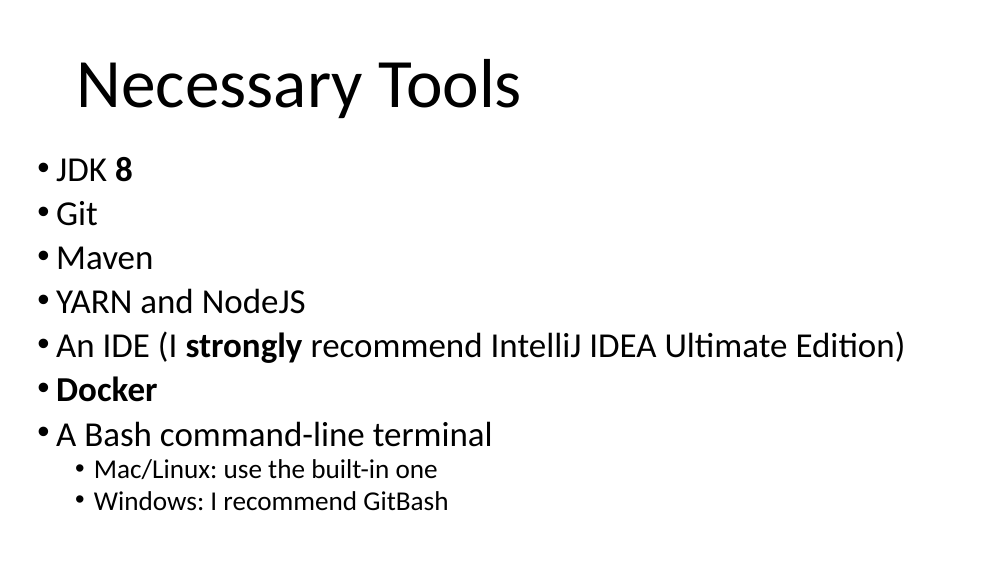
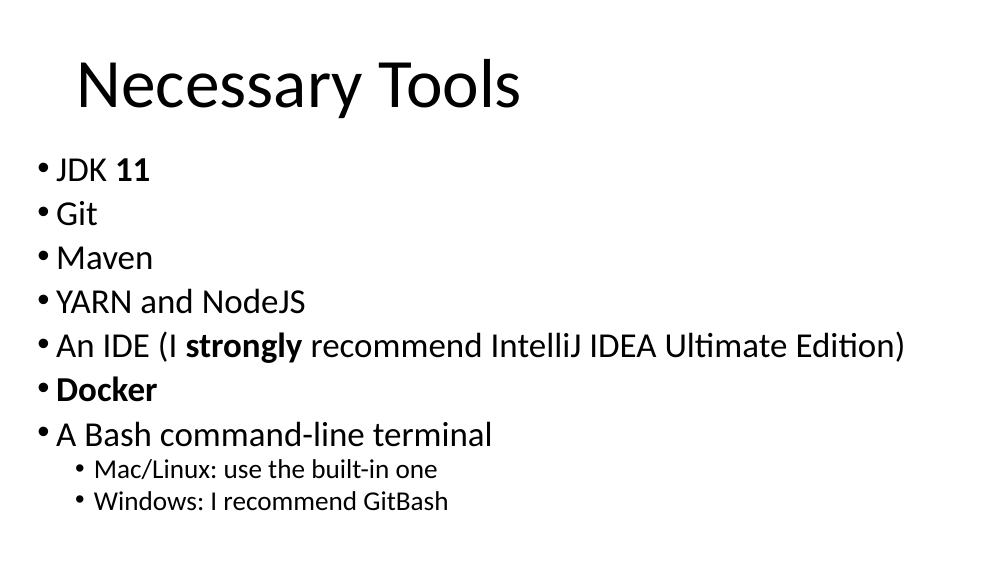
Before and after one commit to arcuri82/testing_security_development_enterprise_systems, a slide deck: slide 5 of doc/advanced/slides/lesson_01.pptx. Drawn at 1008x567 pixels with LibreOffice and Linux fonts; fonts in the diff are those of the drawing. Boxes give left, top, right and bottom in pixels: in the first picture for what was removed or moved away, otherwise in the second. Text is boxed around its words. In the diff, an @@ line names an element or a change of style, - is before the commit and + after.

```diff
--- a/doc/advanced/slides/lesson_01.pptx
+++ b/doc/advanced/slides/lesson_01.pptx
@@ text at bbox=[56, 158, 150, 182]: text changed @@
-• JDK 8
+• JDK 11
```
Also in this commit, not shown: 6 other slides changed, 1 other file.
